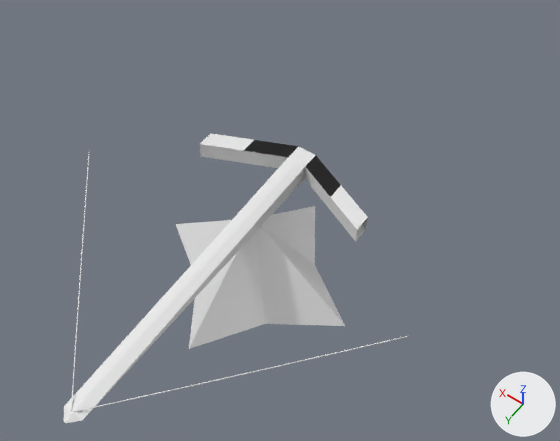
The FBX model Modelos 3d/Torretas/Ballesta.fbx: old version first, new version second.
Rendered twice from a 50 mm lens placed at (-0.935, 1.169, 2.22), pointed at (-0.045, -0.076, 0.263). Every picture has the same lights, and +X, +Y and +Z are marked at lower right. Vertices at the same position are counted once.

The scene before the commit, as lines of its bpy script (objects in view):
```python
me_cone = bpy.data.meshes.new('Cone')
me_cone.from_pydata(...)  # 10 vertices, 12 faces; spans x -0.36..0.36, y -0.36..0.36, z 0.02..0.32
me_plane_001 = bpy.data.meshes.new('Plane.001')
me_plane_001.from_pydata(...)  # 9220 vertices, 9055 faces; spans x -0.604..0.604, y -0.291..0.819, z -0.287..0.073
ob_cone = bpy.data.objects.new('Cone', me_cone)
ob_cone.location = (0.0, 0.0, 0.0)
ob_plane = bpy.data.objects.new('Plane', me_plane_001)
ob_plane.location = (0.0, 0.0, 0.3)
```
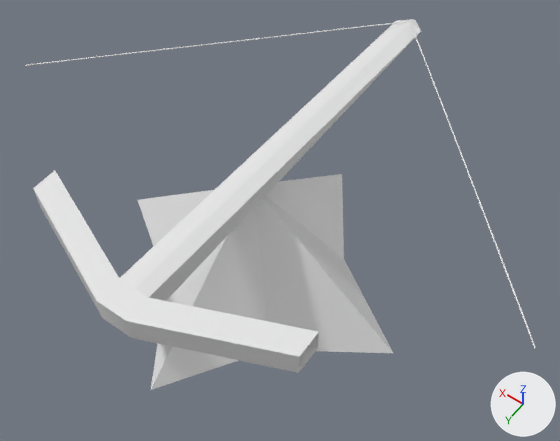
Where the newer file only moved an object's origin or applied its transform, the numbers keep the older frame.

What differs and where, as boxes [x1, y1, x2, y2] in the pictures (560 x 441 px; the box of a moved part takes in the faces that stretch with it):
'Plane', reshaped (48% wider, 22% taller): before [64, 133, 409, 423]; after [26, 19, 536, 373]
'Cone', mesh turned: before [176, 206, 345, 349]; after [138, 174, 393, 390]
part 2 of me_plane_001, moved or reshaped: before [73, 336, 409, 412]; after [410, 22, 536, 348]
part 3 of me_plane_001, moved or reshaped: before [64, 133, 368, 423]; after [33, 19, 421, 373]
part 4 of me_plane_001, moved or reshaped: before [71, 149, 90, 410]; after [26, 21, 408, 66]

The change in detail:
me_plane_001 has 9220 vertices, 9055 faces and spans x -0.604..0.604, y -0.291..0.819, z -0.287..0.073.
me_plane_001 is used by ob_plane; location (0.0, 0.0, 0.3).
me_plane_001 part 2: the loose piece of 4573 vertices spanning x -0.604..-0.002, y 0.097..0.788, z 0.023..0.045 is scaled about its middle by (1.5, -1.4, 1.4), then moved by (-0.151, -0.885, 0.164).
me_plane_001 part 3: the loose piece of 32 vertices spanning x -0.303..0.303, y -0.291..0.819, z 0.013..0.073 is scaled about its middle by (-1.5, -1.4, 1.4), then moved by (0.0, -0.455, 0.167).
me_plane_001 part 4: the loose piece of 4573 vertices spanning x 0.002..0.604, y 0.097..0.788, z 0.023..0.045 is scaled about its middle by (1.5, -1.4, 1.4), then moved by (0.151, -0.885, 0.164).
me_cone has 10 vertices, 12 faces and spans x -0.36..0.36, y -0.36..0.36, z 0.02..0.32.
me_cone is used by ob_cone; location (0.0, 0.0, 0.0).
me_cone part 1: the whole mesh is turned 180 degrees about the z axis through the mesh origin and scaled by 1.5.
